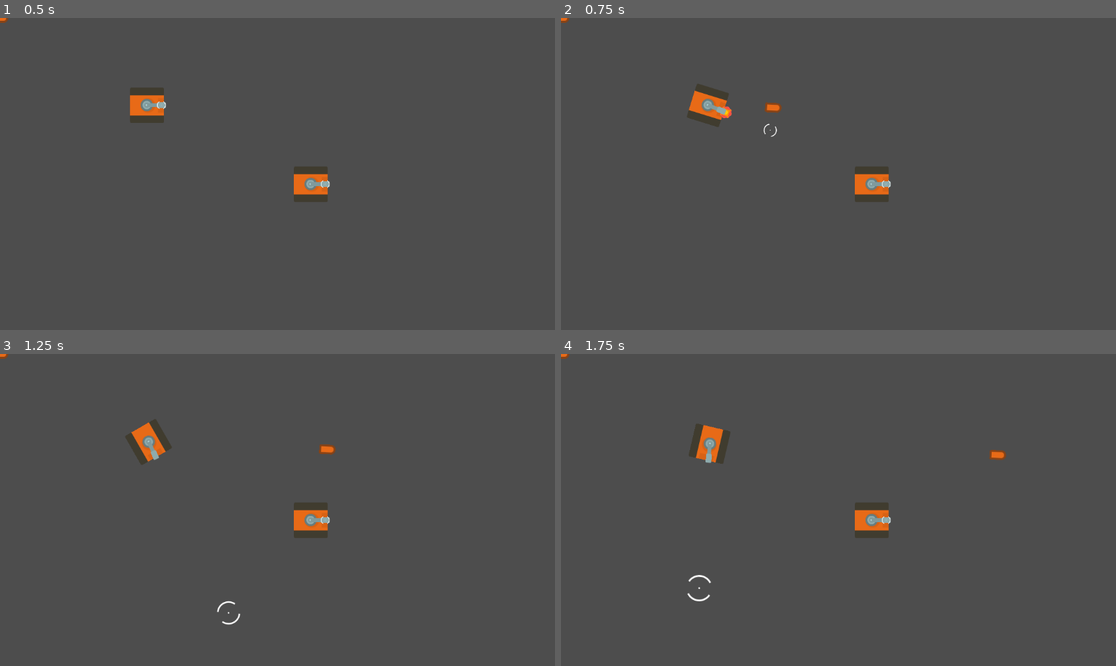
Above: before the commit, frames 1-4 (two rows, left to right).
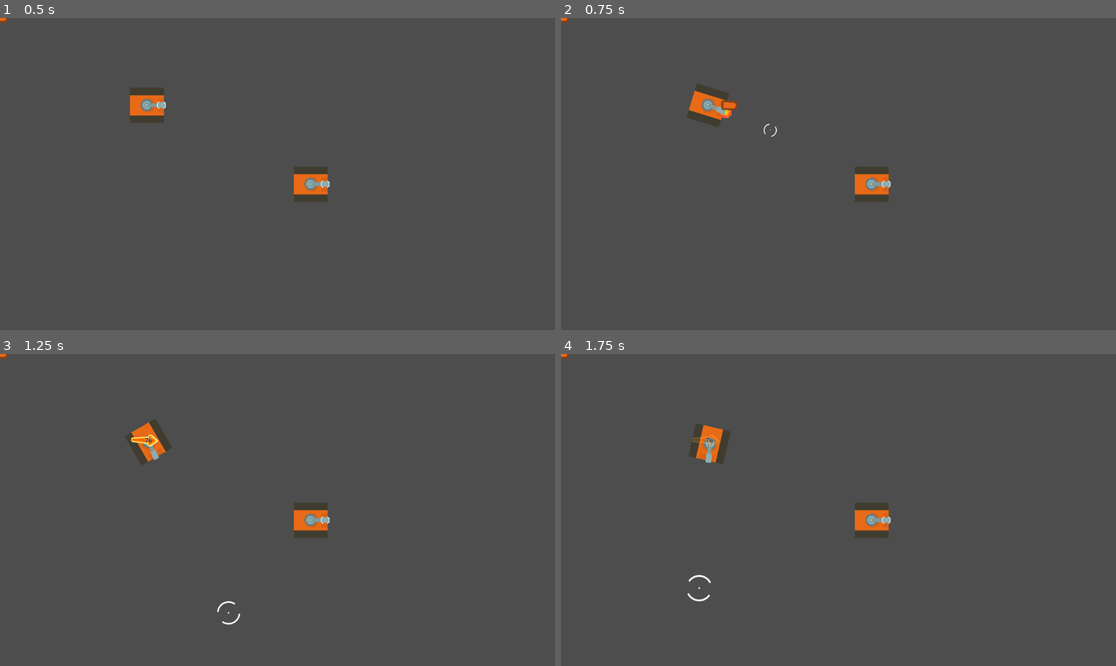
Above: after the commit, the same moments.

Repository: KakCmambnporpawwucmow/tanks_kidz
Game: Godot game, scene res://layers/test.tscn
The game is run twice, just before and just after one commit, with the same random seed, the same clock (stepped at 60 frames per second) and the same inputs.
Inputs (mouse positions are in pixels of both pictures, inside the frame that each line leads up to):
- Up to frame 1 (0.5 s): no input
- Up to frame 2 (0.75 s): tap Enter at 0.5 s; move the mouse to (960, 158) at 0.52 s; press the mouse at (960, 158) at 0.53 s; hold D (rotate_right) from 0.53 s (still down)
- Up to frame 3 (1.25 s): keep holding D (rotate_right); tap W (move_forward) at 0.77 s
- Up to frame 4 (1.75 s): keep holding D (rotate_right); move the mouse to (727, 525) at 1.27 s; release the mouse at (727, 525) at 1.28 s; tap E (ammo_ap) at 1.35 s; tap W (move_forward) at 1.52 s; click (727, 525) at 1.55 s

Frame 1 is identical in both runs. In frame 2, 0.2% of the frame differs, in the area x 28-40%, y 26-31%; in frame 3, 0.2%, in the area x 23-61%, y 25-33%; in frame 4, 0.2%.
Error in both runs: Invalid call. Nonexistent function 'get_remaining_ammo' in base 'Node (WeaponSystem)'. (res://entities/tanks/base/tank.gd:81)

Commit message:
FIX
Во фризе нет смысла так как снаряды при выстреле создаются за пределами брони танка.

Diff:
--- a/entities/projectiles/weapon_system.gd
+++ b/entities/projectiles/weapon_system.gd
@@ -59,7 +59,6 @@
 		return false
 
 	# Создаем копию снаряда и настраиваем
-	projectile.freeze = false
 	if not setup_projectile(projectile, position, direction):
 		projectile.queue_free()
 		return false
@@ -85,7 +84,6 @@
 		return false
 	projectile.visible = true
 	parent.add_child(projectile)
-
 	# АКТИВИРУЕМ снаряд после добавления в сцену
 	projectile.activate(position, direction)
 
